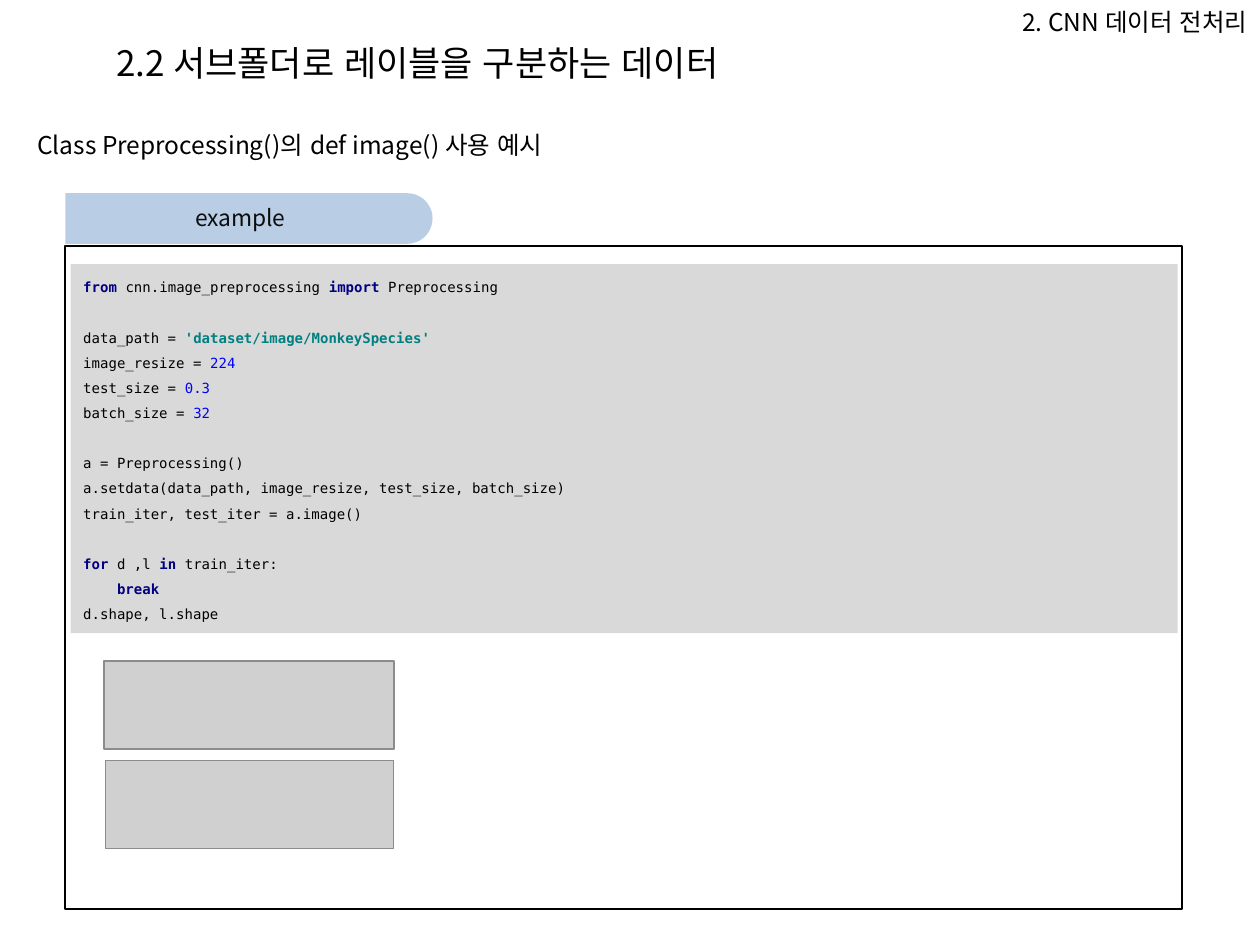
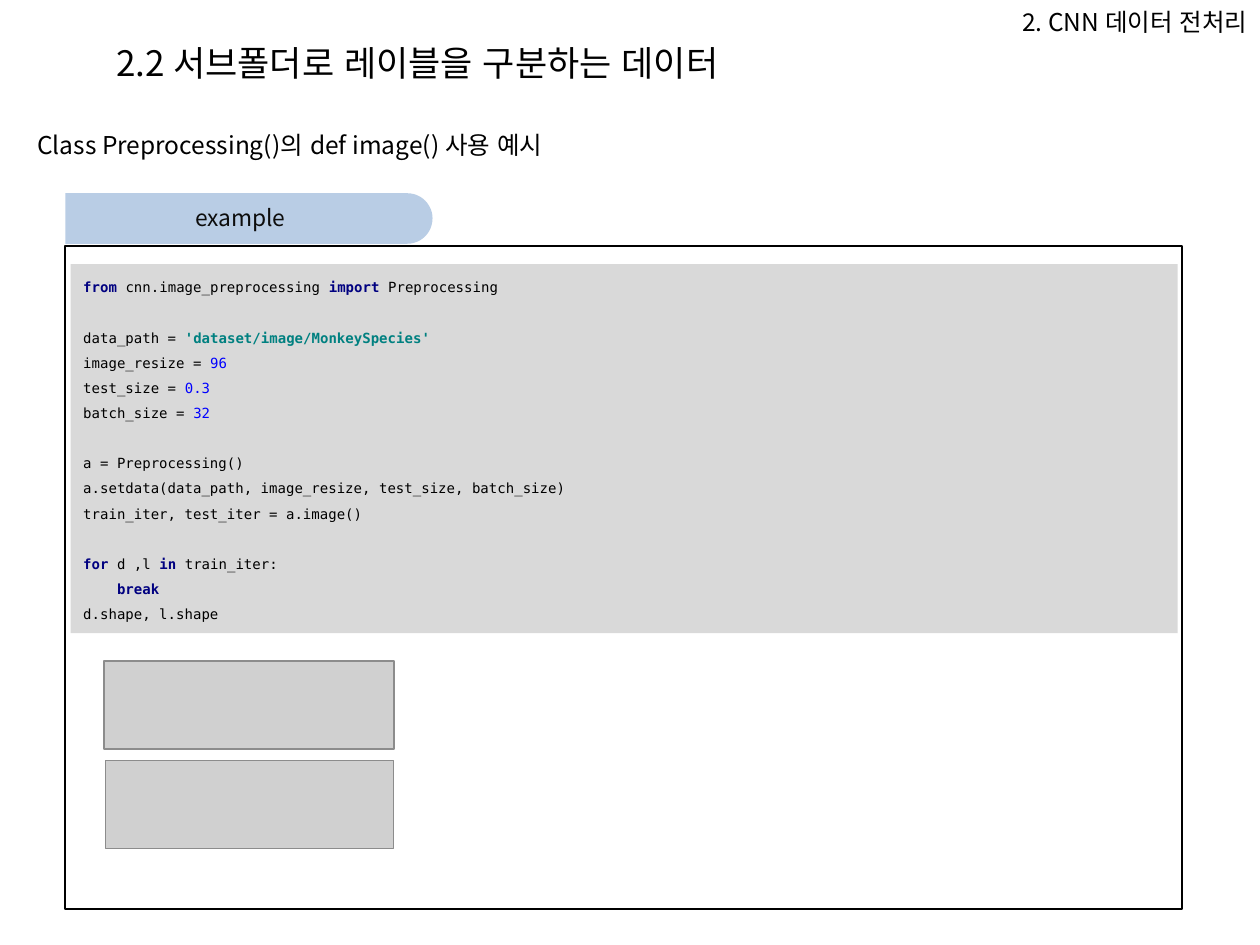
Before and after one commit to Heechul90/Preprocessing, a slide deck: slide 17 of 파이썬 전처리 코드 모듈화 설명.pptx (slide 16 before the commit). Drawn at 1260x945 pixels with LibreOffice and Linux fonts; fonts in the diff are those of the drawing; grey boxes stand for pictures; background and template pictures are left out. Boxes give left, top, right and bottom in pixels: in the first picture for what was removed or moved away, otherwise in the second. Text is boxed around its words. In the diff, an @@ line names an element or a change of style, - is before the commit and + after.

Commit message:
make preprocessing for cnn and rnn

```diff
--- a/파이썬 전처리 코드 모듈화 설명.pptx
+++ b/파이썬 전처리 코드 모듈화 설명.pptx
@@ text in rectangle at bbox=[83, 281, 565, 522]: text changed @@
-from cnn.image_preprocessing import Preprocessing
-data_path = 'dataset/image/MonkeySpecies'
-image_resize = 224
-test_size = 0.3
-batch_size = 32
-a = Preprocessing()
-a.setdata(data_path, image_resize, test_size, batch_size)
-train_iter, test_iter = a.image()
+from cnn.image_preprocessing import Preprocessing
+data_path = 'dataset/image/MonkeySpecies'
+image_resize = 96
+test_size = 0.3
+batch_size = 32
+a = Preprocessing()
+a.setdata(data_path, image_resize, test_size, batch_size)
+train_iter, test_iter = a.image()
```
Also in this commit, not shown: 13 other slides changed, 4 slides added, 3 slides removed, 14 other files.
